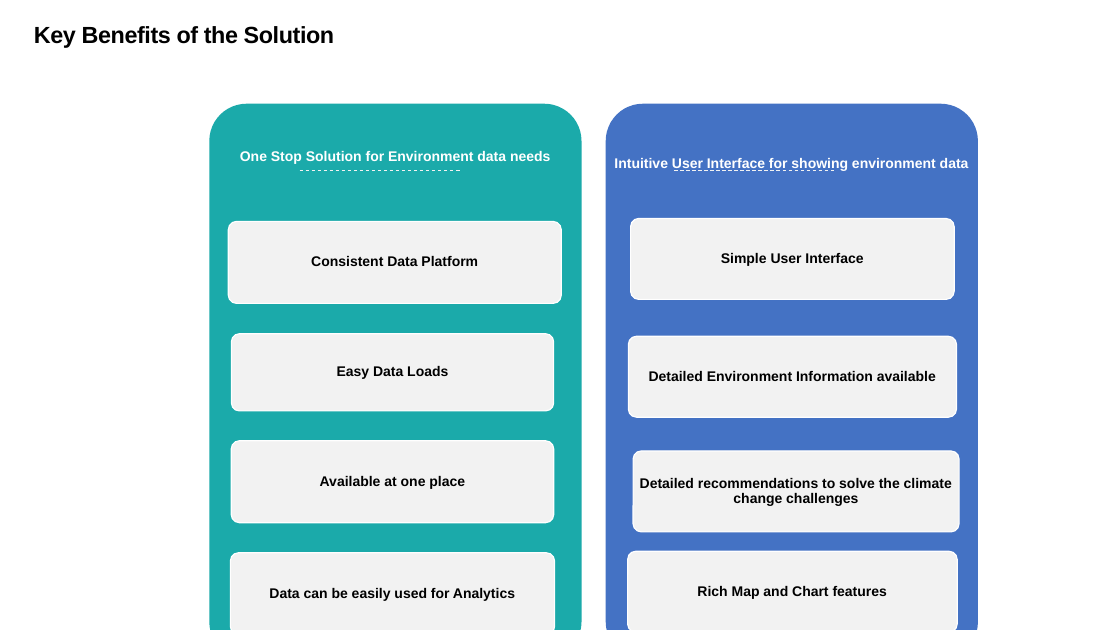
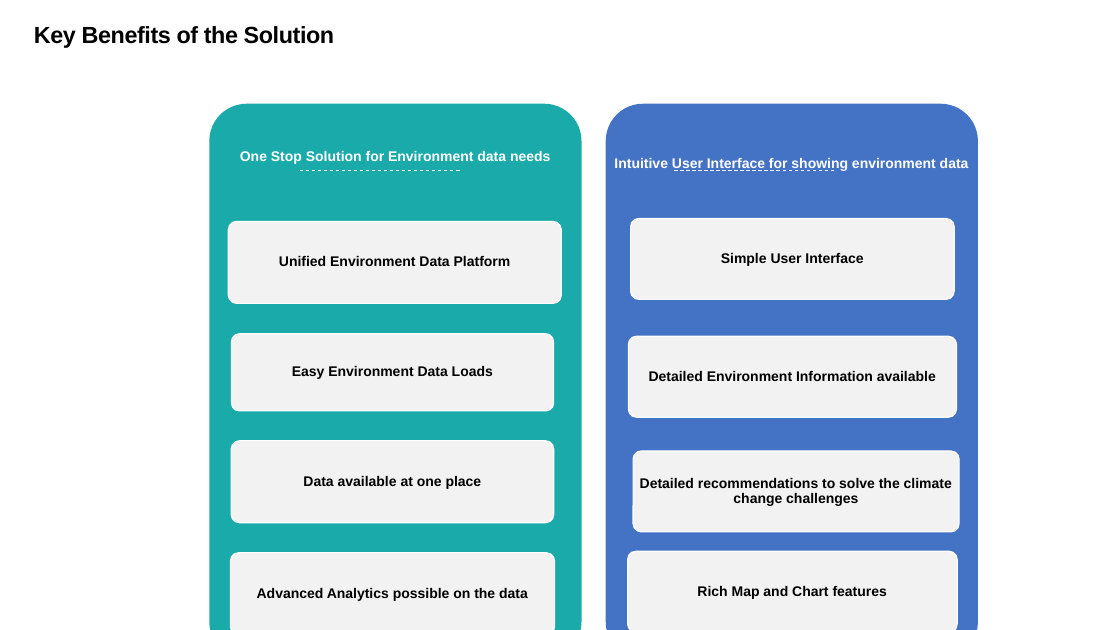
Before and after one commit to ruchirmathur/spaceapps, a slide deck: slide 5 of Environment Performance Indictors.pptx. Drawn at 1120x630 pixels with LibreOffice and Linux fonts; fonts in the diff are those of the drawing. Boxes give left, top, right and bottom in pixels: in the first picture for what was removed or moved away, otherwise in the second. Text is boxed around its words. In the diff, an @@ line names an element or a change of style, - is before the commit and + after.

```diff
--- a/Environment Performance Indictors.pptx
+++ b/Environment Performance Indictors.pptx
@@ text at [279,256,511,266]: text changed @@
-Consistent Data Platform
+Unified Environment Data Platform
@@ text at [292,366,493,379]: text changed @@
-Easy Data Loads
+Easy Environment Data Loads
@@ text at [303,476,482,489]: text changed @@
-Available at one place
+Data available at one place
@@ text at [257,588,528,601]: text changed @@
-Data can be easily used for Analytics
+Advanced Analytics possible on the data
```
